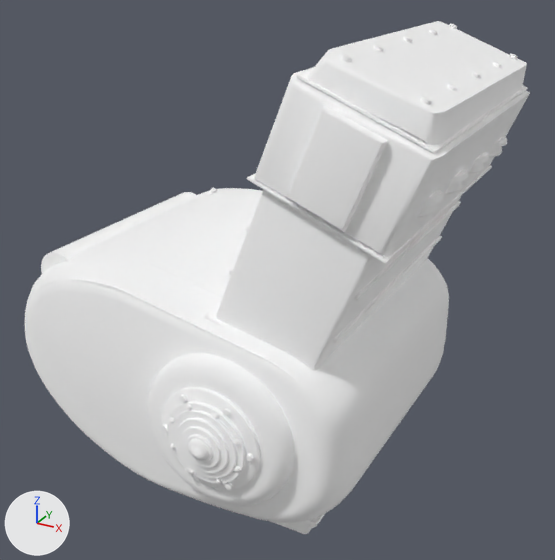
The glTF model Data/BikesV2/kits/kazeda_chopper__b_covers_target_steel.glb as it was, and as the next commit left it.
Camera for both pictures: a 50 mm camera at (1.237, -0.806, 0.874) aimed at (0.798, -0.007, 0.475). Arrows for +X, +Y and +Z are at lower left; the lights stay in place. The first picture is the older version. Vertices at exactly the same position are counted once.

The first picture shows 'kazeda_chopper__b_covers_target_steel'.
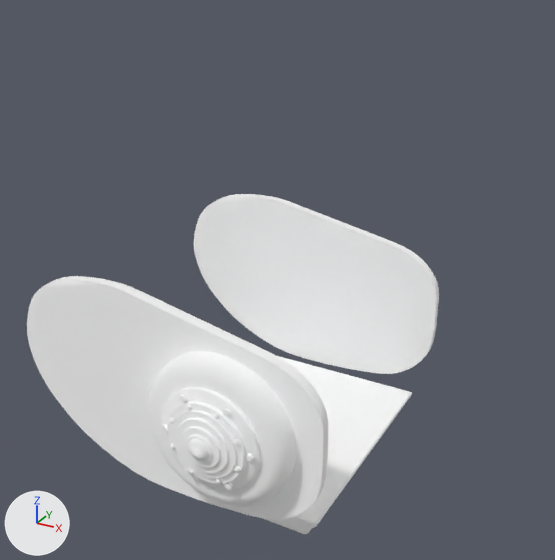
Pixel boxes (x1, y1, x2, y2) of what changed, in the pictures (555 x 560 px):
'kazeda_chopper__b_covers_target_steel', reshaped (18% narrower, 34% shorter): before (25, 21, 530, 534); after (27, 194, 439, 534)
part 1 of me_mesh_0, deleted: before (25, 21, 530, 523)

The change in detail:
me_mesh_0 is used by ob_kazeda_chopper__b_covers_target_steel; location (0.0, 0.0, 0.0).
me_mesh_0 had 6284 vertices, 12072 faces and spanned x 0.515..1.05, y -0.247..0.24, z 0.215..0.787.
me_mesh_0 now has 3256 vertices, 6296 faces and spans x 0.538..0.957, y -0.247..0.24, z 0.215..0.516.
me_mesh_0 part 1: 81 loose pieces with 3028 vertices, spanning x 0.515..1.05, y -0.2..0.206, z 0.235..0.787, are deleted.
me_mesh_0 no longer uses material mat_s079 (white #ffffff).
me_mesh_0 no longer uses material mat_s097 (white #ffffff).
me_mesh_0 no longer uses material mat_s151 (white #ffffff).
me_mesh_0 no longer uses material mat_s152 (white #ffffff).
